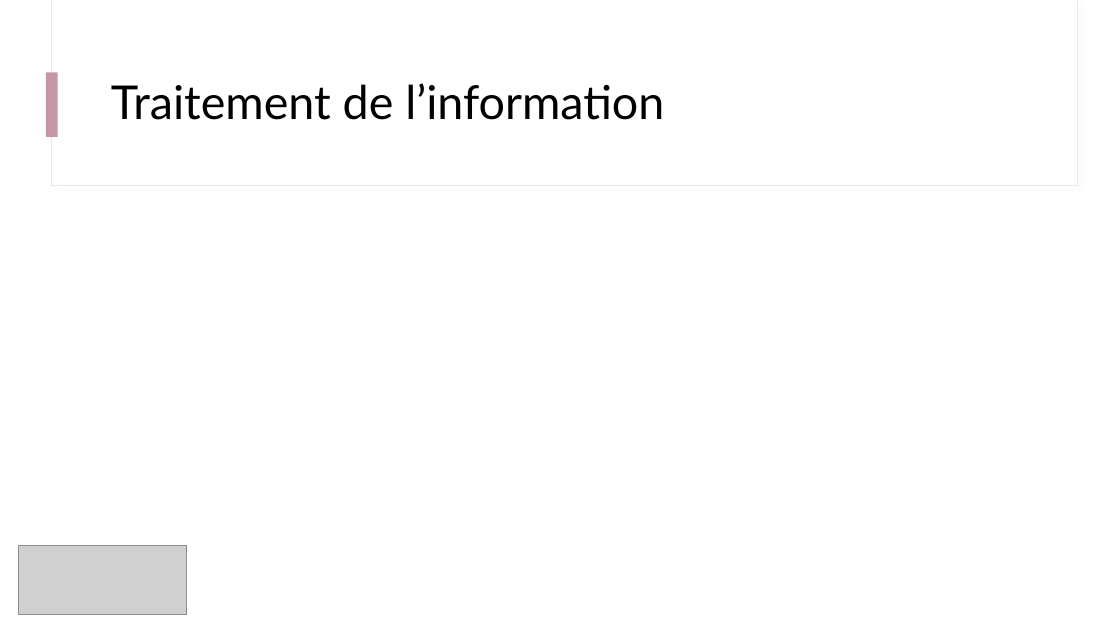
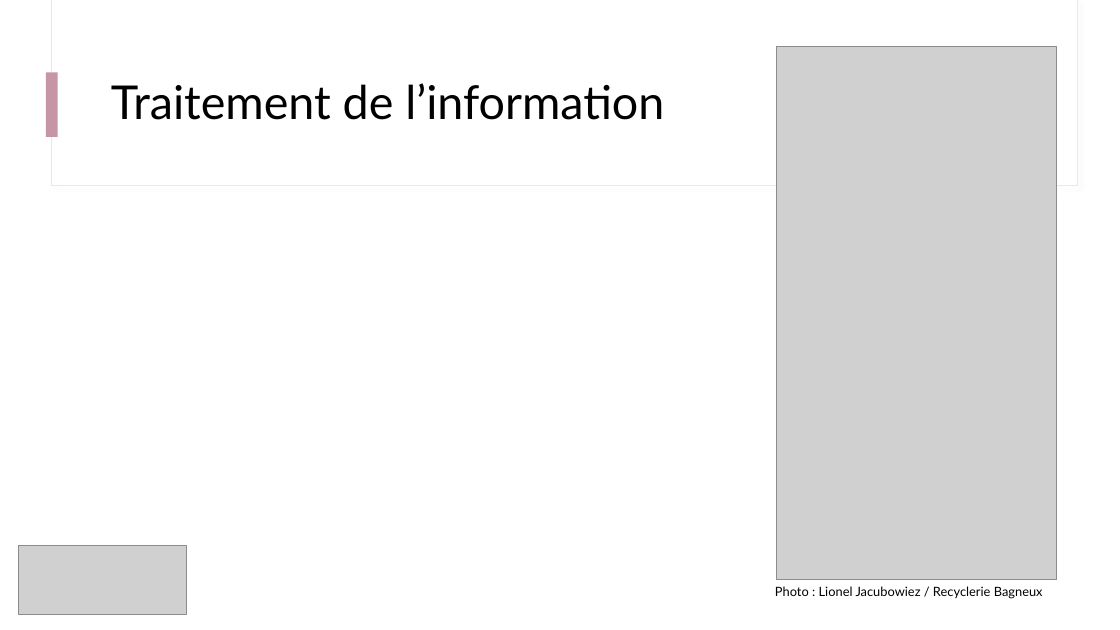
Before and after one commit to IOGS-Digital-Methods/semester-5, a slide deck: slide 6 of electronique/b0_intro/B0_1_CeTI.pptx. Drawn at 1120x630 pixels with LibreOffice and Linux fonts; fonts in the diff are those of the drawing; grey boxes stand for pictures. Boxes give left, top, right and bottom in pixels: in the first picture for what was removed or moved away, otherwise in the second. Text is boxed around its words. In the diff, an @@ line names an element or a change of style, - is before the commit and + after.

Commit message:
Update Slides

```diff
--- a/electronique/b0_intro/B0_1_CeTI.pptx
+++ b/electronique/b0_intro/B0_1_CeTI.pptx
@@ picture added at [777,47,1057,580] @@
@@ text added at [775,586,1043,599], 11 pt, text #000000 @@
+Photo : Lionel Jacubowiez / Recyclerie Bagneux
```
Also in this commit, not shown: 1 other file.
